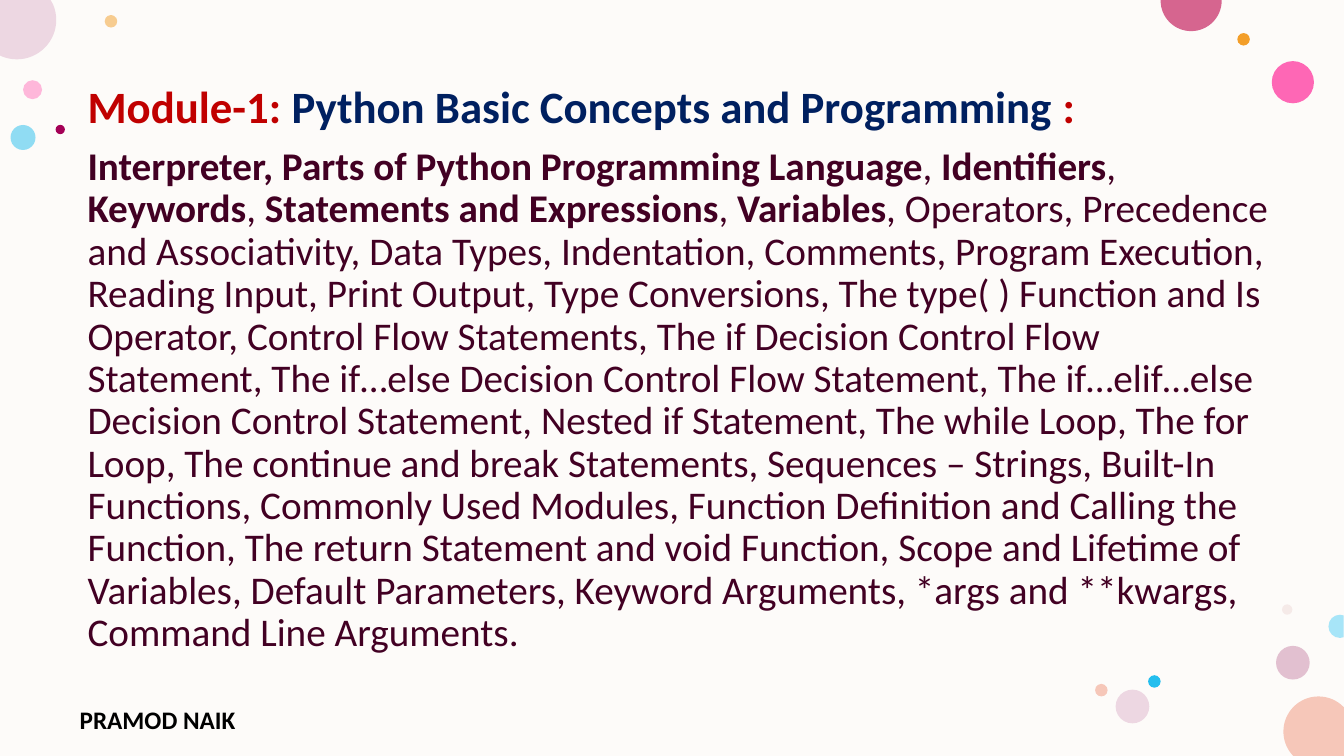
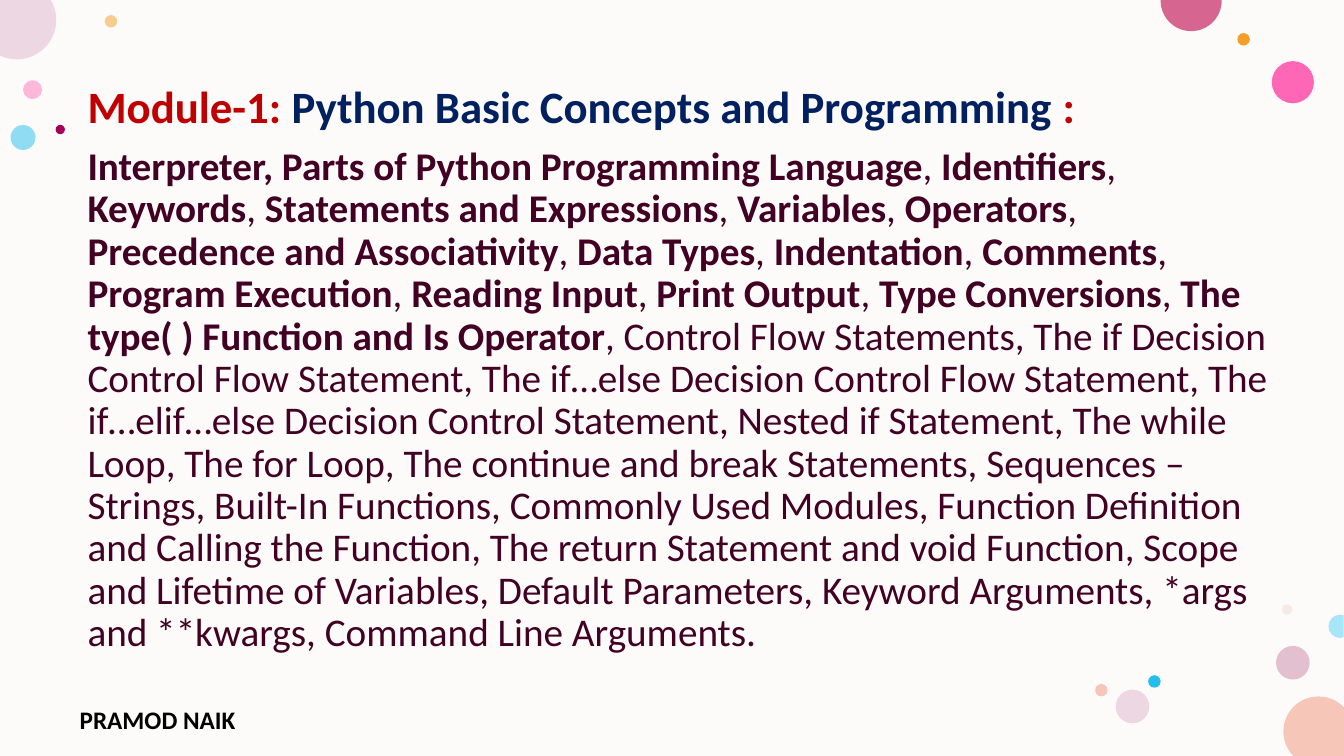
Before and after one commit to PRAMOD-VISHNU-NAIK/MCA-4th-Sem-Python-Shridevi-College, a slide deck: slide 95 of Theory Class-Notes/Module-1 Python Basic Concepts and Programming.pptx (slide 28 before the commit). Drawn at 1344x756 pixels with LibreOffice and Linux fonts; fonts in the diff are those of the drawing; background and template pictures are left out. Boxes give left, top, right and bottom in pixels: in the first picture for what was removed or moved away, otherwise in the second. Text is boxed around its words. In the diff, an @@ line names an element or a change of style, - is before the commit and + after.

```diff
--- a/Theory Class-Notes/Module-1 Python Basic Concepts and Programming.pptx
+++ b/Theory Class-Notes/Module-1 Python Basic Concepts and Programming.pptx
@@ text at bbox=[88, 152, 1267, 653]: bold on in "Operators, Precedence and Associativity, Data Types, Indenta ..." @@
```
Also in this commit, not shown: 3 other slides changed, 75 slides added, 1 other file.
